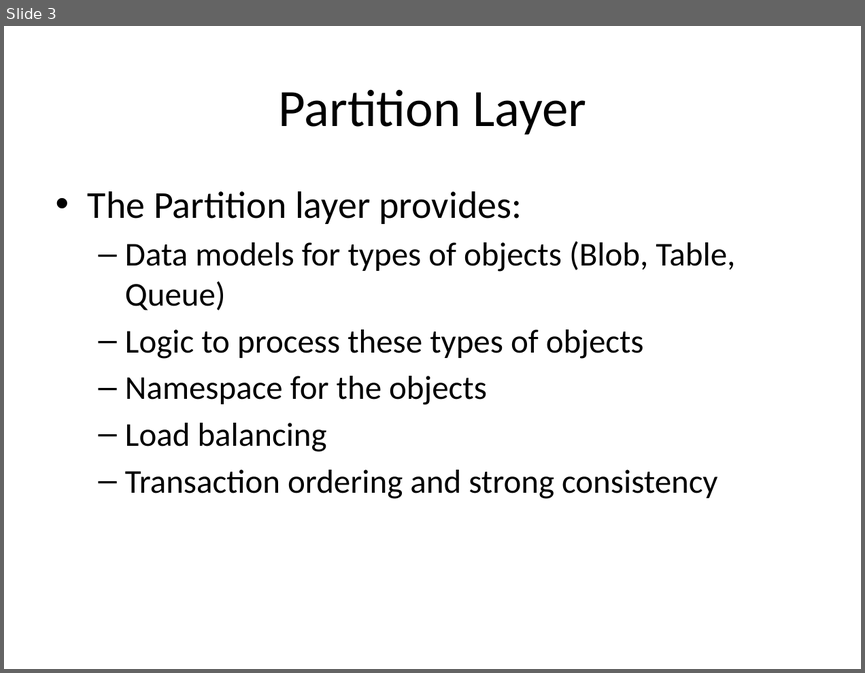
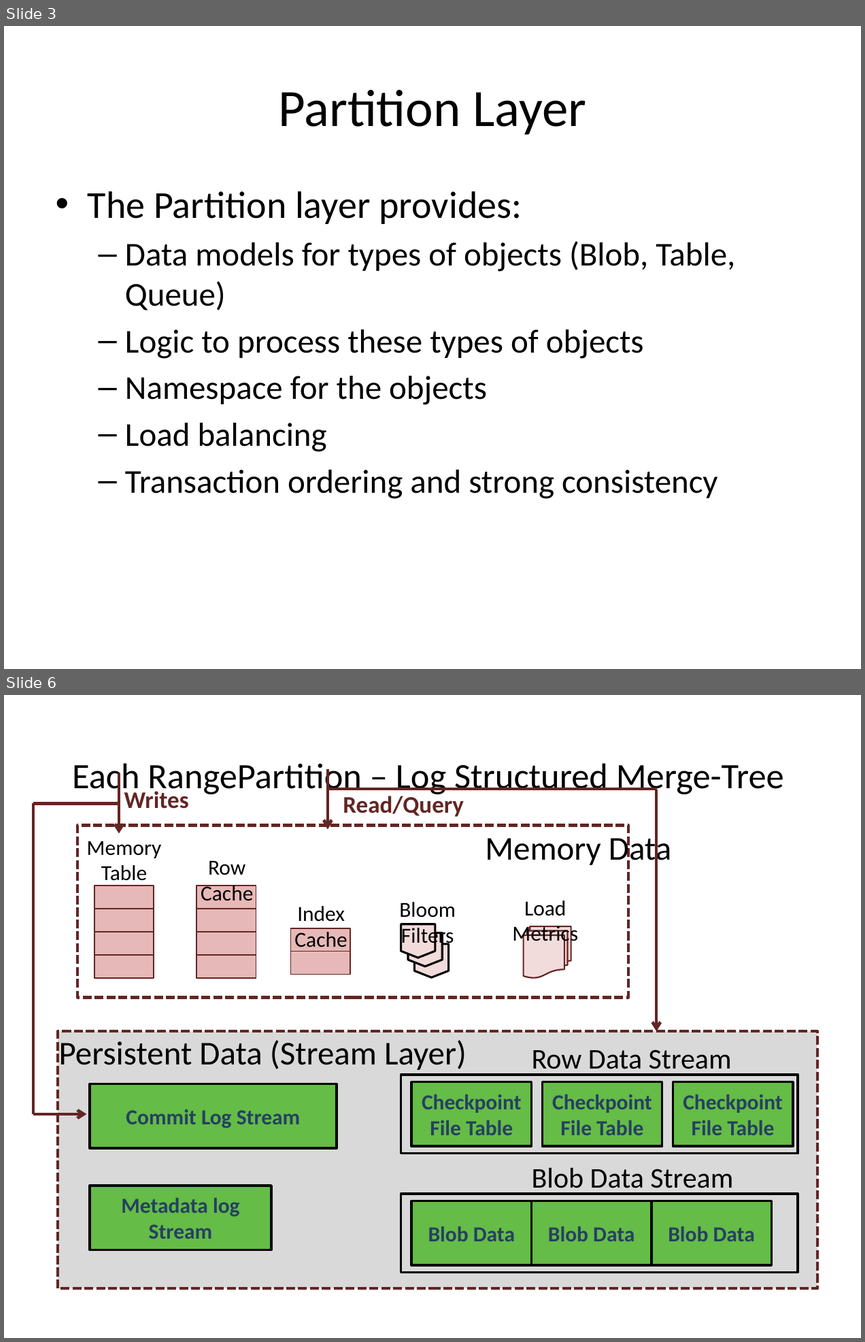
Before and after one commit to pnquanganh/distributed-storage-system, a slide deck: Paper Presentation/Partition layer.pptx. Shown one above the other, each under a label of ours: slide 3 before the commit, slides 3 and 6 after it; the slides between them are not shown. The pictures are 865x673 and 865x1342 pixels, drawn with LibreOffice and Linux fonts; fonts in the diff are those of the drawing. Boxes give left, top, right and bottom in pixels: in the first picture for what was removed or moved away, otherwise in the second. Text is boxed around its words. In the diff, an @@ line names an element or a change of style, - is before the commit and + after.

```diff
--- a/Paper Presentation/Partition layer.pptx
+++ b/Paper Presentation/Partition layer.pptx
@@ slide 6 added at [4,695,861,1338], background #FFFFFF @@
@@ title added at [72,763,784,797], 30 pt, text #000000 @@
+Each RangePartition – Log Structured Merge-Tree
@@ group added at [33,774,189,1114]: 2 arrows, 2 lines, 1 text @@
+Writes
@@ group added at [328,770,657,1031]: 2 arrows, 1 text, 1 line @@
+Read/Query
@@ group added at [77,826,671,998]: 5 rectangles, 2 texts @@
+Memory Table
+Memory Data
@@ group added at [197,860,256,978]: 4 rectangles, 1 text @@
+Row Cache
@@ group added at [291,900,578,978]: 3 texts, 3 flow chart offpage connectors, 2 rectangles, 1 flow chart multidocument @@
+Index Cache
+Bloom Filters
+Load Metrics
@@ rectangle added at [58,1031,818,1288], fill #D9D9D9, outline #632523 2.5 pt dashed @@
@@ text added at [59,1040,466,1070], 28 pt, text #000000 @@
+Persistent Data (Stream Layer)
@@ rectangle added at [90,1084,337,1149], fill #65BC46, outline #000000 2 pt, 18 pt, text #254061, bold @@
+Commit Log Stream
@@ group added at [400,1049,798,1272]: 8 rectangles, 2 texts @@
+Checkpoint
+File Table
+Checkpoint
+File Table
+Checkpoint
+File Table
+Row Data Stream
+Blob Data
+Blob Data
+Blob Data
+Blob Data Stream
@@ rectangle added at [90,1185,271,1249], fill #65BC46, outline #000000 2 pt, 18 pt, text #254061, bold @@
+Metadata log Stream
```
Also in this commit, not shown: 3 slides changed, 1 slide removed.
